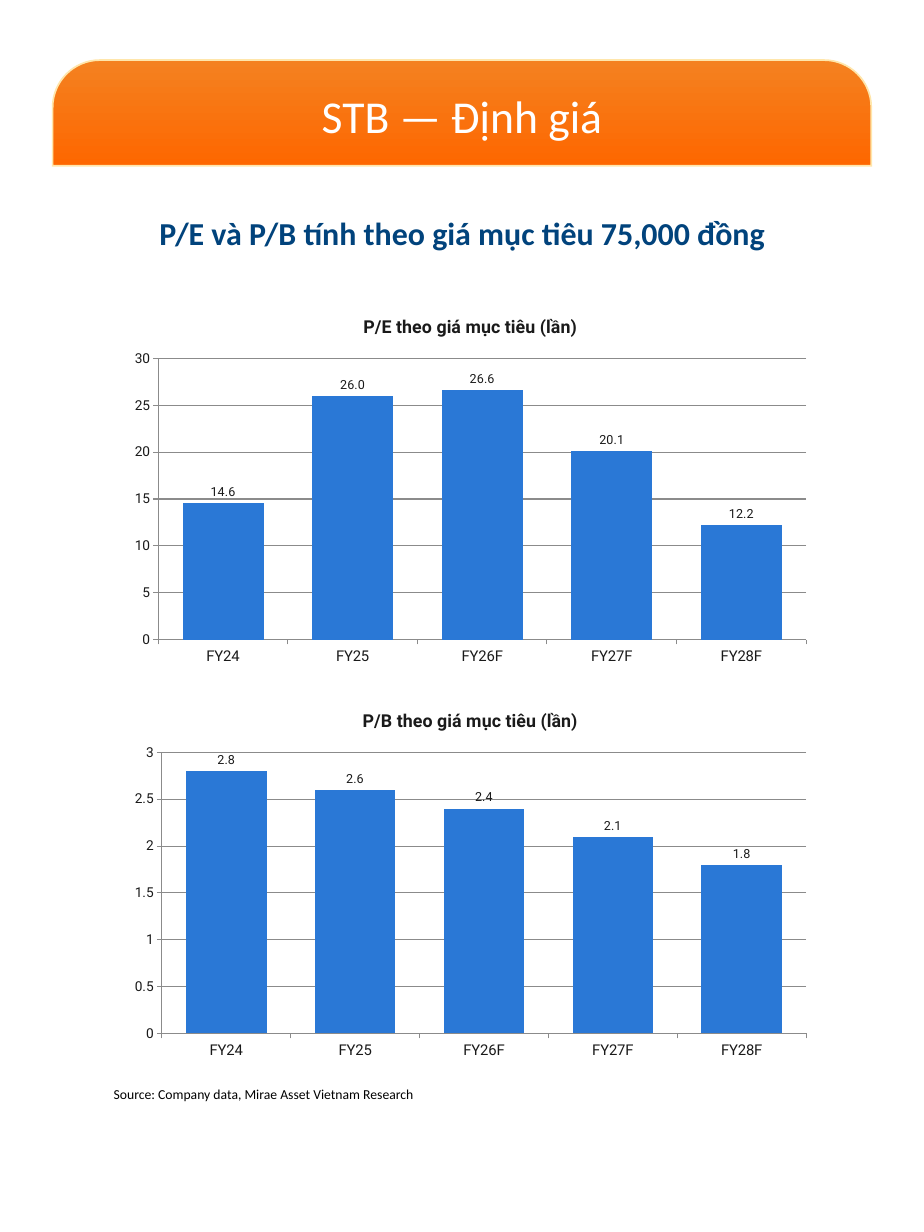
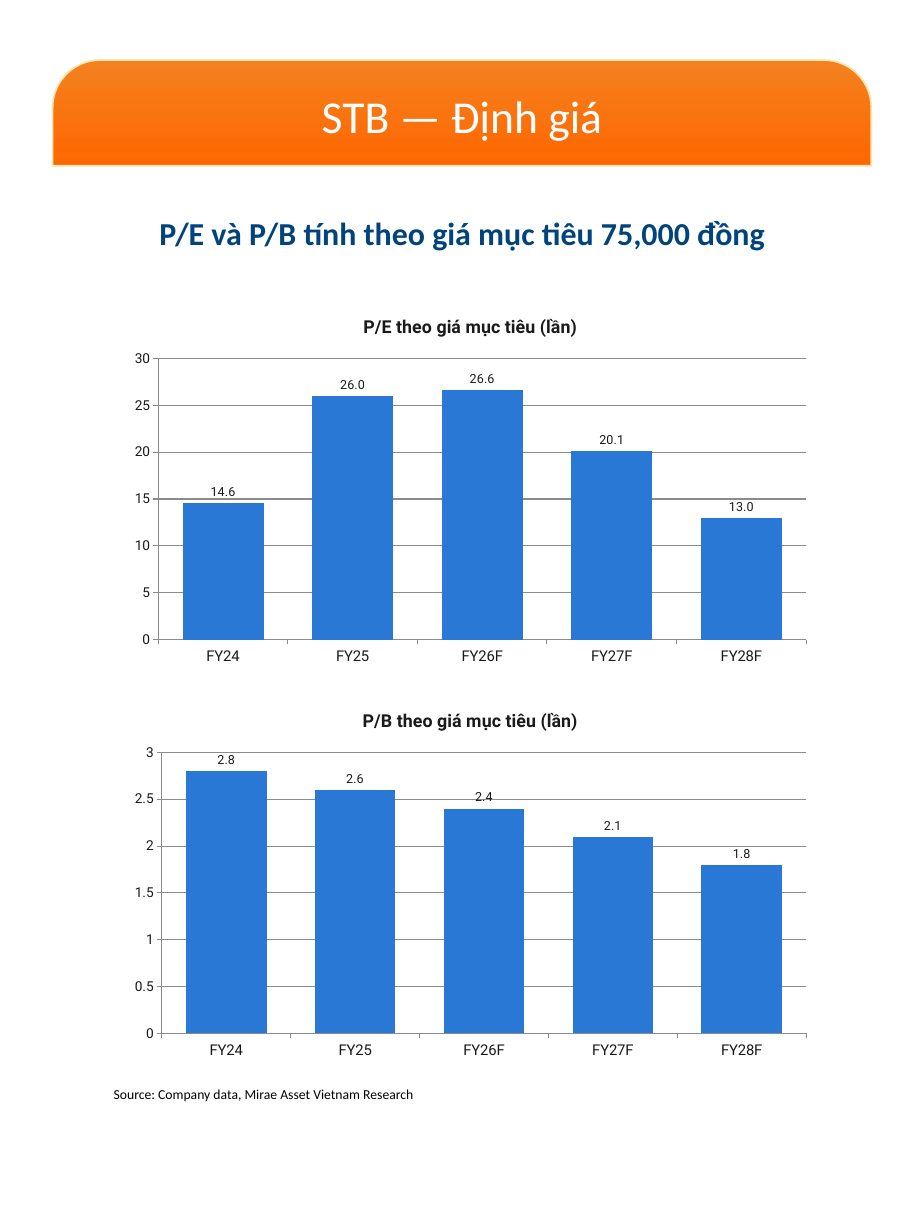
Before and after one commit to datquanton/verbose-guide, a slide deck: slide 9 of MASVN_Mobile_Report_STB_FPT_2Q26_EN_VN.pptx. Drawn at 924x1232 pixels with LibreOffice and Linux fonts; fonts in the diff are those of the drawing; background and template pictures are left out. Boxes give left, top, right and bottom in pixels: in the first picture for what was removed or moved away, otherwise in the second. Text is boxed around its words. In the diff, an @@ line names an element or a change of style, - is before the commit and + after.

```diff
--- a/MASVN_Mobile_Report_STB_FPT_2Q26_EN_VN.pptx
+++ b/MASVN_Mobile_Report_STB_FPT_2Q26_EN_VN.pptx
@@ column chart at (x1=121, y1=300, x2=820, y2=672) @@
@@ P/E theo giá mục tiêu (lần), FY28F: 12.2 to 13 @@
```
Also in this commit, not shown: 7 other slides changed, 13 other files.
